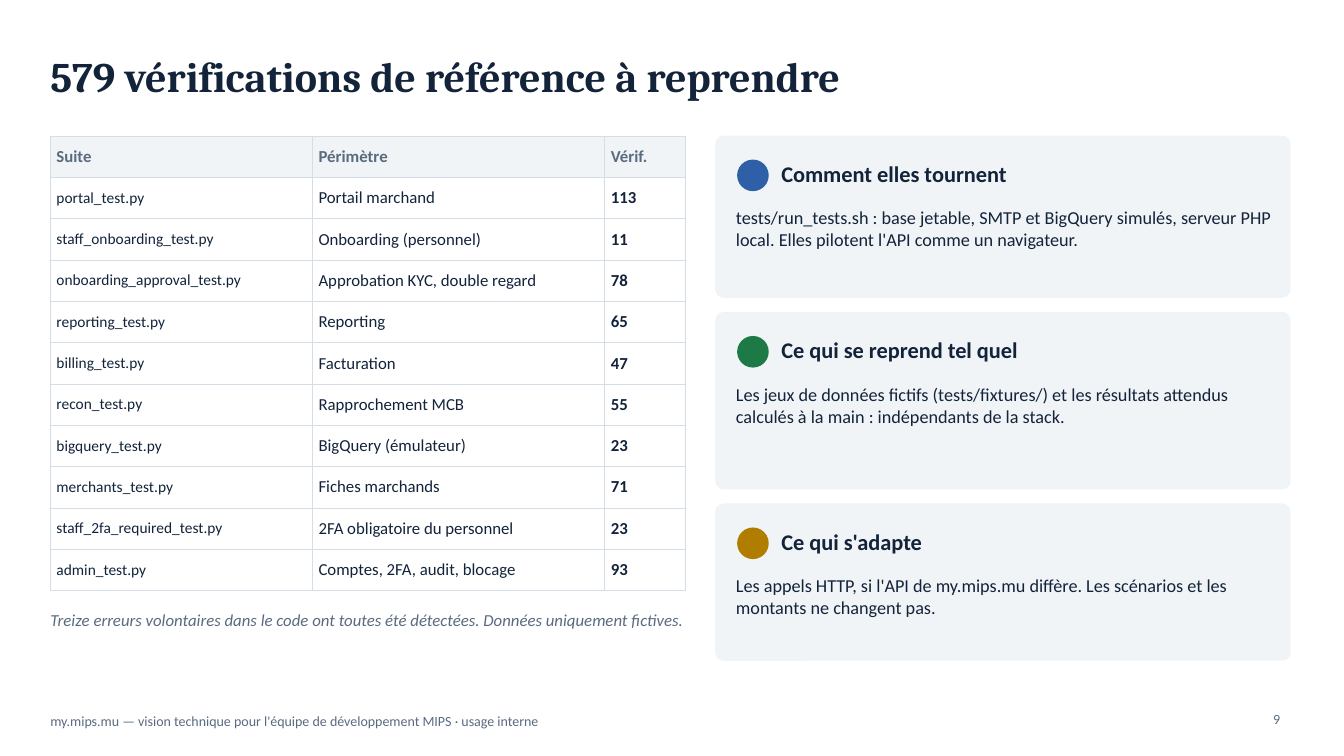
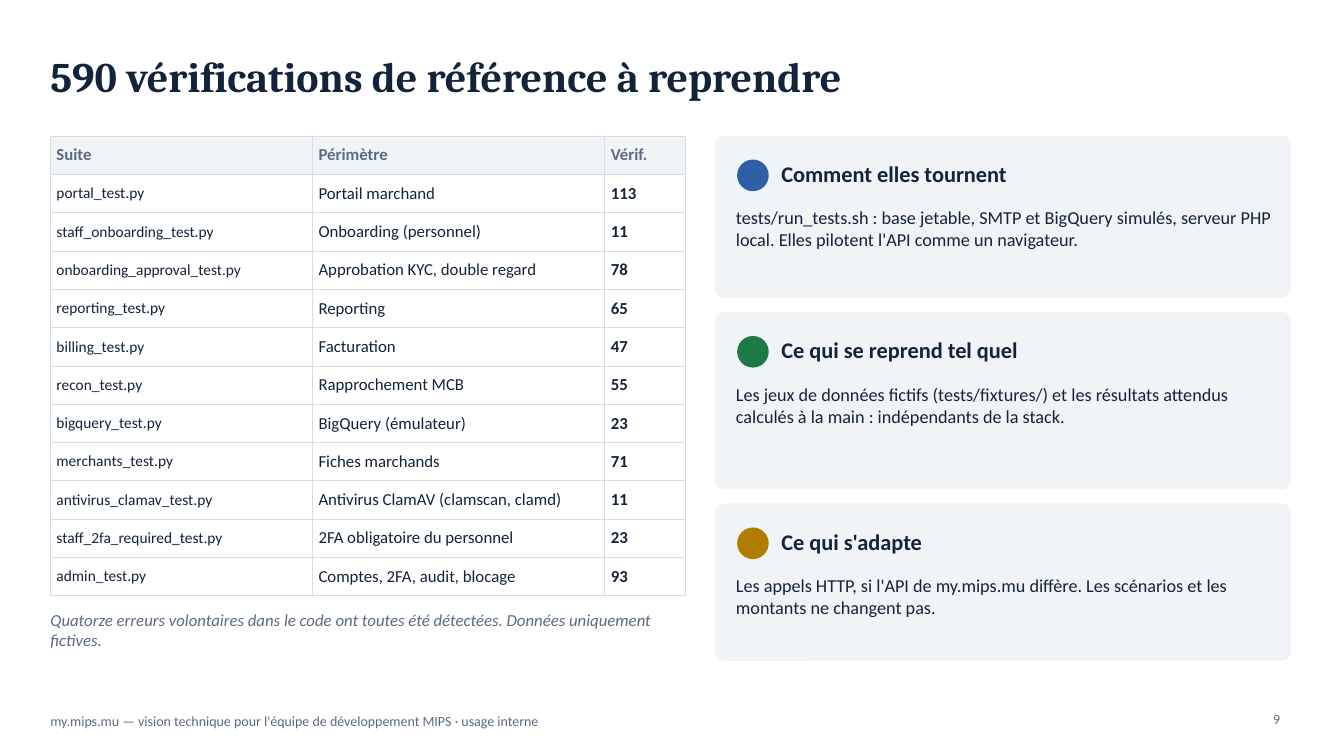
Before and after one commit to fmassonmips/mips-platform, a slide deck: slide 9 of outputs/recap/MIPS-vision-developpeurs.pptx. Drawn at 1344x756 pixels with LibreOffice and Linux fonts; fonts in the diff are those of the drawing. Boxes give left, top, right and bottom in pixels: in the first picture for what was removed or moved away, otherwise in the second. Text is boxed around its words. In the diff, an @@ line names an element or a change of style, - is before the commit and + after.

```diff
--- a/outputs/recap/MIPS-vision-developpeurs.pptx
+++ b/outputs/recap/MIPS-vision-developpeurs.pptx
@@ title at (50,62,841,101): text changed @@
-579 vérifications de référence à reprendre
+590 vérifications de référence à reprendre
@@ table at (50,136,686,589) @@
+row 10: antivirus_clamav_test.py | Antivirus ClamAV (clamscan, clamd) | 11
@@ text at (50,614,651,648): text changed @@
-Treize erreurs volontaires dans le code ont toutes été détectées. Données uniquement fictives.
+Quatorze erreurs volontaires dans le code ont toutes été détectées. Données uniquement fictives.
```
